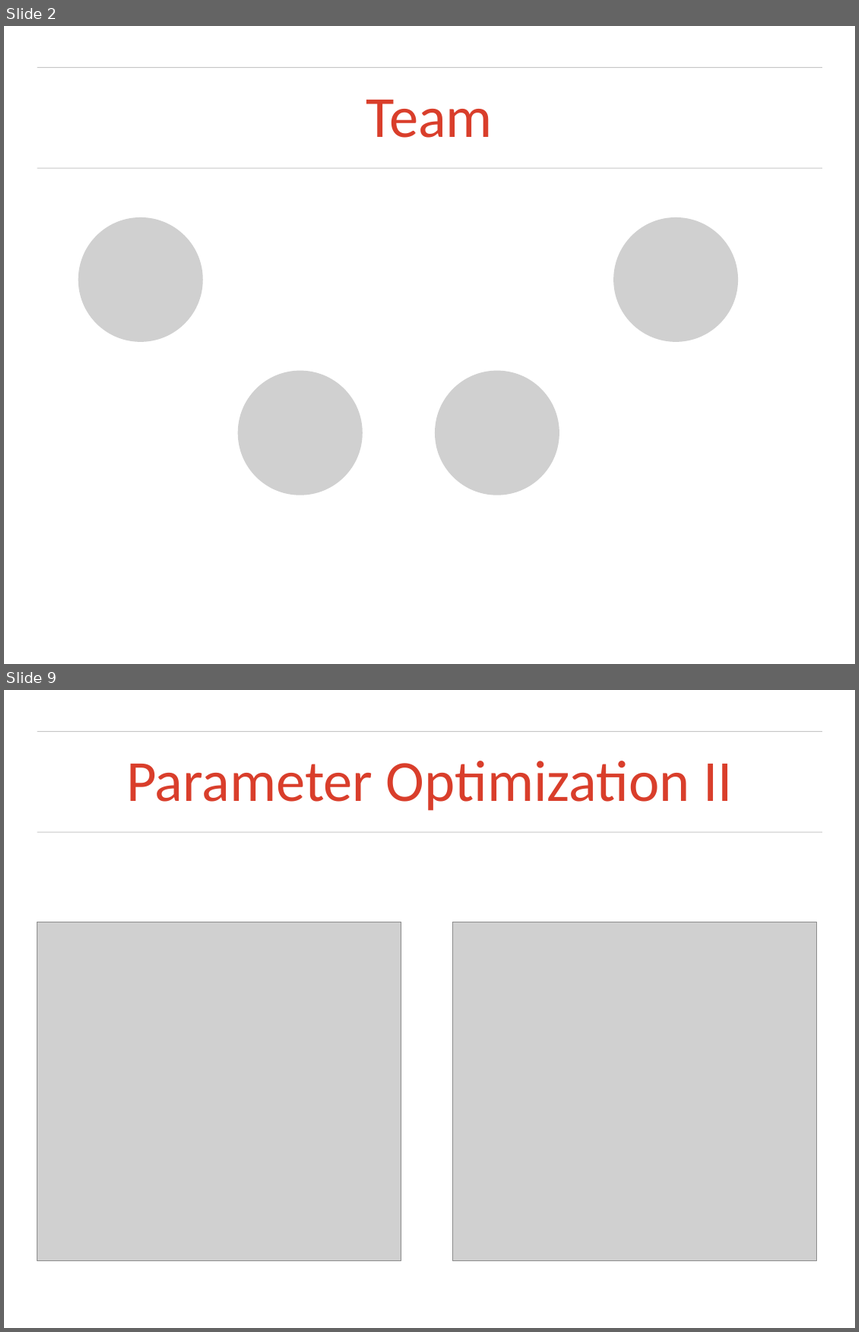
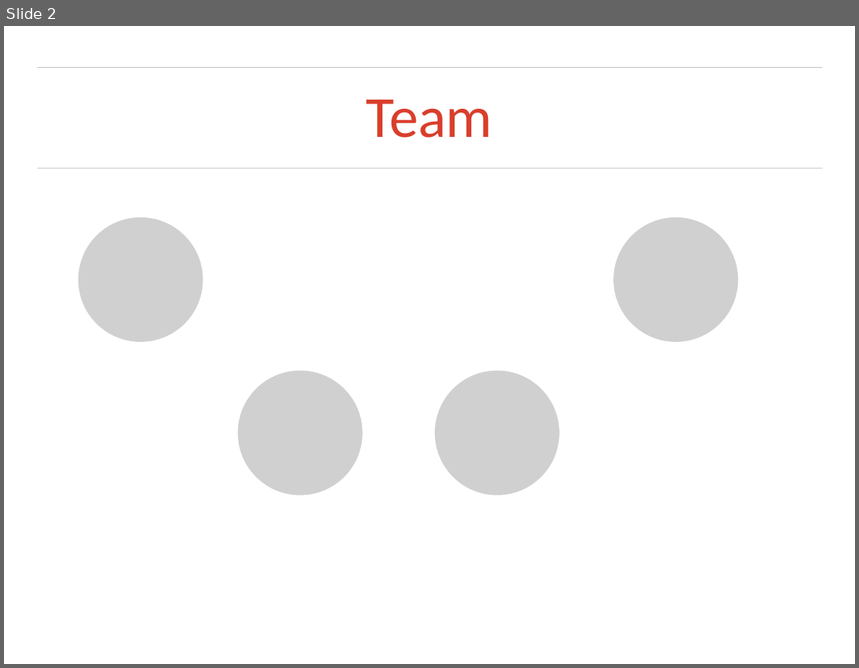
Before and after one commit to otarabai/pp2ex, a slide deck: presentations/2014.01.23/final_presentation.ppt. Shown one above the other, each under a label of ours: slides 2 and 9 before the commit, slide 2 after it; the slides between them are not shown. The pictures are 859x1332 and 859x668 pixels, drawn with LibreOffice and Linux fonts; fonts in the diff are those of the drawing; grey boxes stand for pictures; background and template pictures are left out. Boxes give left, top, right and bottom in pixels: in the first picture for what was removed or moved away, otherwise in the second. Text is boxed around its words. In the diff, an @@ line names an element or a change of style, - is before the commit and + after.

```diff
--- a/presentations/2014.01.23/final_presentation.ppt
+++ b/presentations/2014.01.23/final_presentation.ppt
@@ slide 9 removed at <box>4,690,855,1328</box>, background picture (left out); not listed: 2 template elements that a slide beside it also shows @@
@@ title removed at <box>126,761,732,811</box> @@
-Parameter Optimization II
@@ picture removed at <box>37,923,401,1262</box> @@
@@ picture removed at <box>453,923,817,1262</box> @@
```
Also in this commit, not shown: 6 slides changed, 7 slides added, 8 other slides removed, 6 other files.
